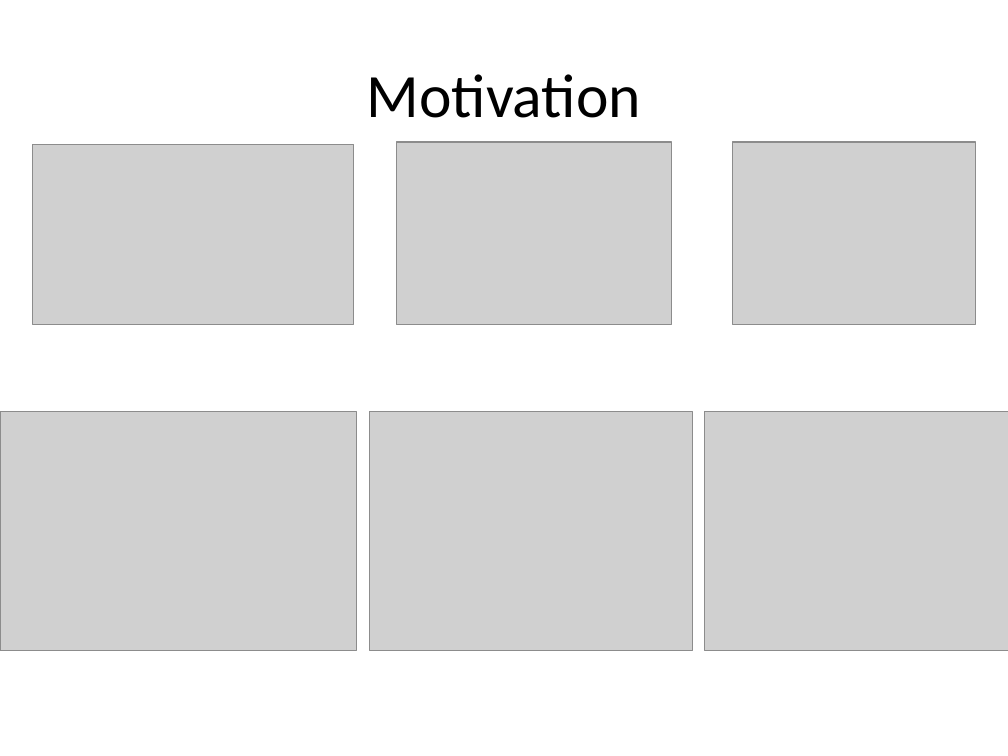
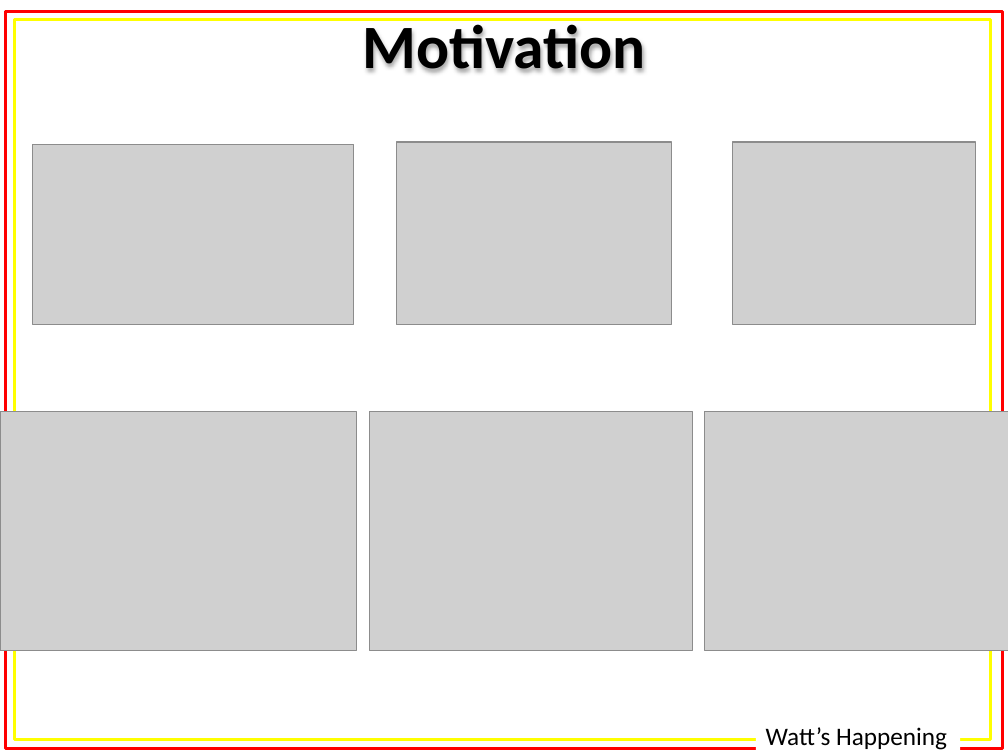
Before and after one commit to alexisfisher/watts-happening, a slide deck: slide 3 of docs/presentation/Presentation.pptx (slide 4 before the commit). Drawn at 1008x756 pixels with LibreOffice and Linux fonts; fonts in the diff are those of the drawing; grey boxes stand for pictures. Boxes give left, top, right and bottom in pixels: in the first picture for what was removed or moved away, otherwise in the second. Text is boxed around its words. In the diff, an @@ line names an element or a change of style, - is before the commit and + after.

```diff
--- a/docs/presentation/Presentation.pptx
+++ b/docs/presentation/Presentation.pptx
@@ rectangle added at <box>5,12,1003,749</box>, outline #FF0000 2 pt @@
@@ rectangle added at <box>14,19,991,740</box>, outline #FFFF00 2 pt @@
@@ title added at <box>42,0,966,89</box>, fill gradient #779737 to #9BC348 to #9DC746, 44 pt, text #000000, bold @@
+Motivation
@@ title removed at <box>367,74,641,118</box> @@
-Motivation
@@ text added at <box>766,727,947,750</box>, 18 pt, text #000000 @@
+Watt’s Happening
```
Also in this commit, not shown: 10 other slides changed, 3 slides added, 2 slides removed, 1 other file.
